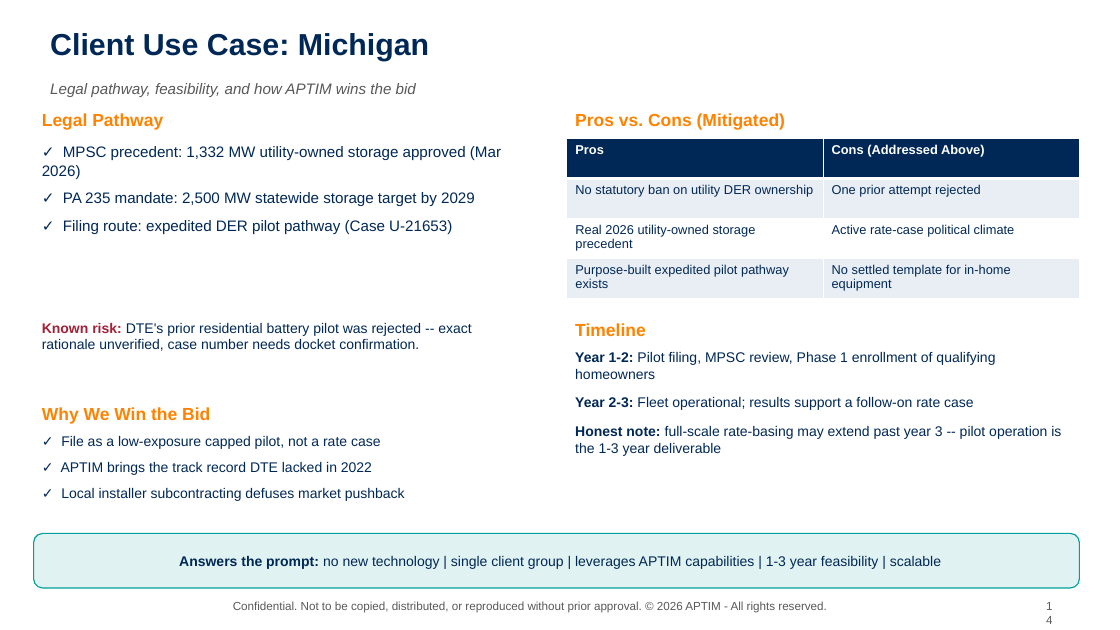
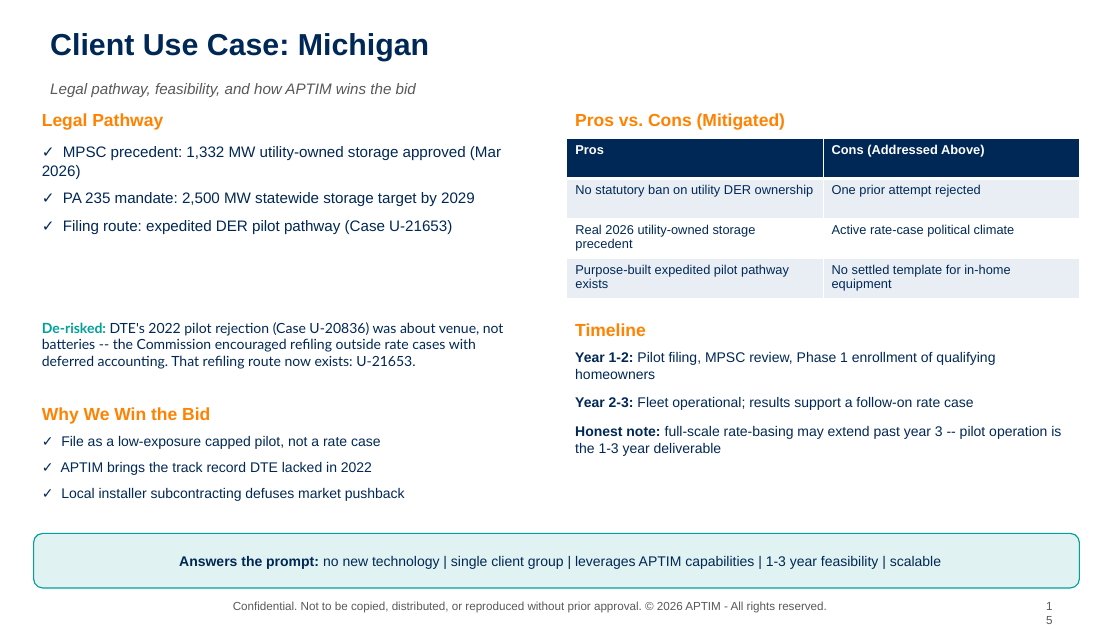
Before and after one commit to graseeuh/HERMES, a slide deck: slide 15 of Group_1_STRIVE_Presentation.pptx (slide 14 before the commit). Drawn at 1120x630 pixels with LibreOffice and Linux fonts; fonts in the diff are those of the drawing; background and template pictures are left out. Boxes give left, top, right and bottom in pixels: in the first picture for what was removed or moved away, otherwise in the second. Text is boxed around its words. In the diff, an @@ line names an element or a change of style, - is before the commit and + after.

```diff
--- a/Group_1_STRIVE_Presentation.pptx
+++ b/Group_1_STRIVE_Presentation.pptx
@@ text at (42, 322, 504, 369): text changed; font Arial to Lato @@
-Known risk: DTE's prior residential battery pilot was rejected -- exact rationale unverified, case number needs docket confirmation.
+De-risked: DTE's 2022 pilot rejection (Case U-20836) was about venue, not batteries -- the Commission encouraged refiling outside rate cases with deferred accounting. That refiling route now exists: U-21653.
@@ text at (1038, 595, 1065, 618): text changed @@
-14
+15
```
Also in this commit, not shown: 6 other slides changed, 1 slide added, 1 other file.
